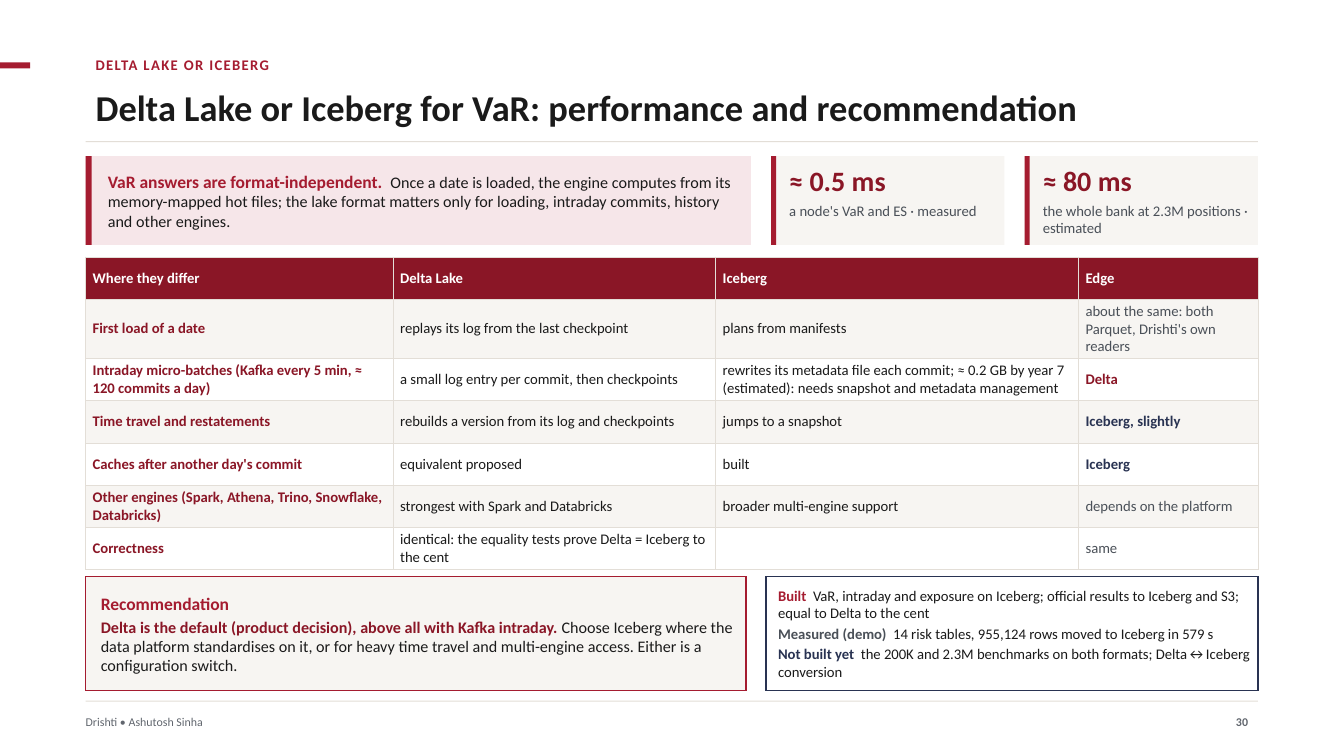
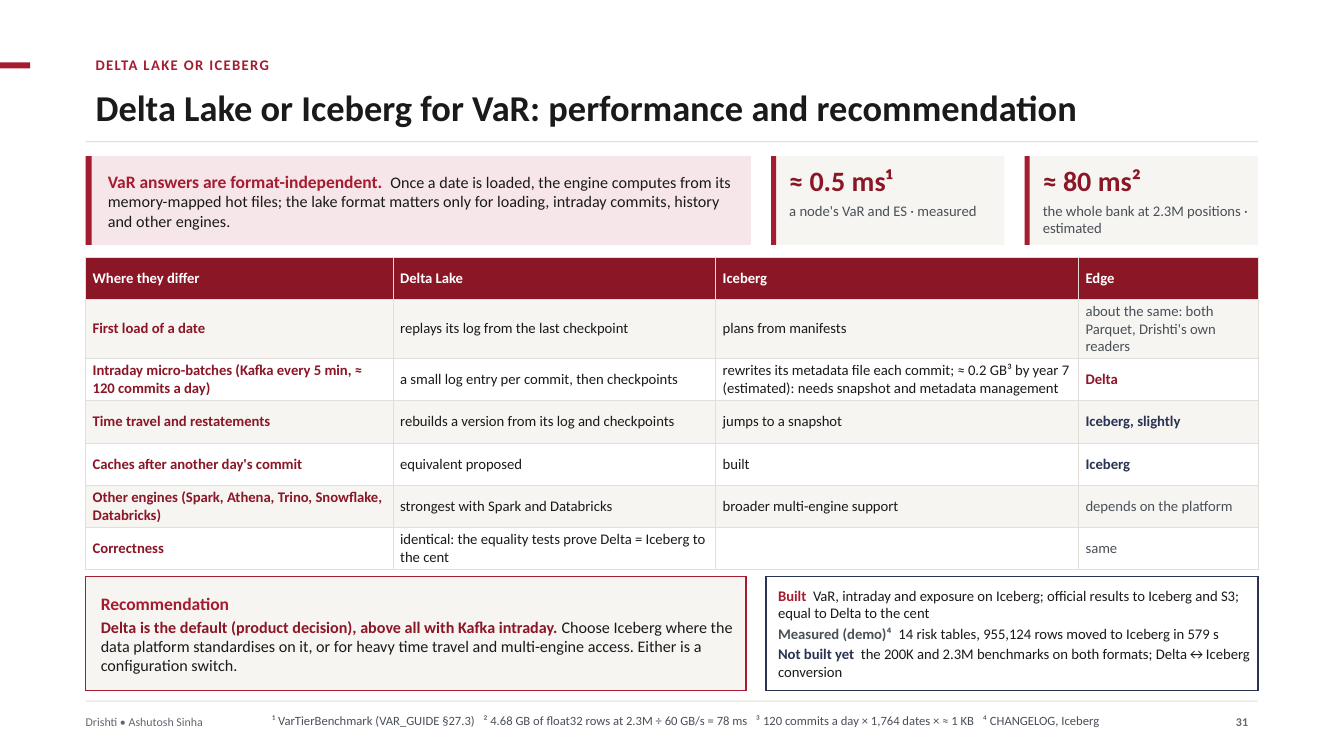
Before and after one commit to ajsinha/drishti, a slide deck: slide 31 of docs/publications/Drishti-VaR-Engine.pptx (slide 30 before the commit). Drawn at 1344x756 pixels with LibreOffice and Linux fonts; fonts in the diff are those of the drawing. Boxes give left, top, right and bottom in pixels: in the first picture for what was removed or moved away, otherwise in the second. Text is boxed around its words. In the diff, an @@ line names an element or a change of style, - is before the commit and + after.

Commit message:
Decks reorganised: one shape for every deck, the two AWS decks merged into Drishti-on-AWS, the VaR deck with the Market and World editions and one roadmap, every estimate footnoted with its derivation (figures corrected: shard owner 128 GB RAM and a 36 GB heap, 330-650 req/s); EXPOSURE_GUIDE 27.3's seven-year path storage is about 130 TB

```diff
--- a/docs/publications/Drishti-VaR-Engine.pptx
+++ b/docs/publications/Drishti-VaR-Engine.pptx
@@ text at box(810, 169, 893, 191): text changed @@
-≈ 0.5 ms
+≈ 0.5 ms¹
@@ text at box(1063, 169, 1141, 191): text changed @@
-≈ 80 ms
+≈ 80 ms²
@@ table at box(86, 257, 1258, 566) @@
-row 3, column 3: rewrites its metadata file each commit; ≈ 0.2 GB by year 7 (estimated): needs snapshot and metadata management
+row 3, column 3: rewrites its metadata file each commit; ≈ 0.2 GB³ by year 7 (estimated): needs snapshot and metadata management
@@ text at box(778, 627, 1219, 642): text changed @@
-Measured (demo) 14 risk tables, 955,124 rows moved to Iceberg in 579 s
+Measured (demo)⁴ 14 risk tables, 955,124 rows moved to Iceberg in 579 s
@@ text added at box(272, 715, 1099, 727), 9 pt, text #4A5058 @@
+¹ VarTierBenchmark (VAR_GUIDE §27.3) ² 4.68 GB of float32 rows at 2.3M ÷ 60 GB/s = 78 ms ³ 120 commits a day × 1,764 dates × ≈ 1 KB ⁴ CHANGELOG, Iceberg
@@ page number at box(1236, 718, 1248, 726): text changed @@
-30
+31
```
Also in this commit, not shown: 33 other slides changed, 14 slides added, 4 slides removed, 13 other files.
